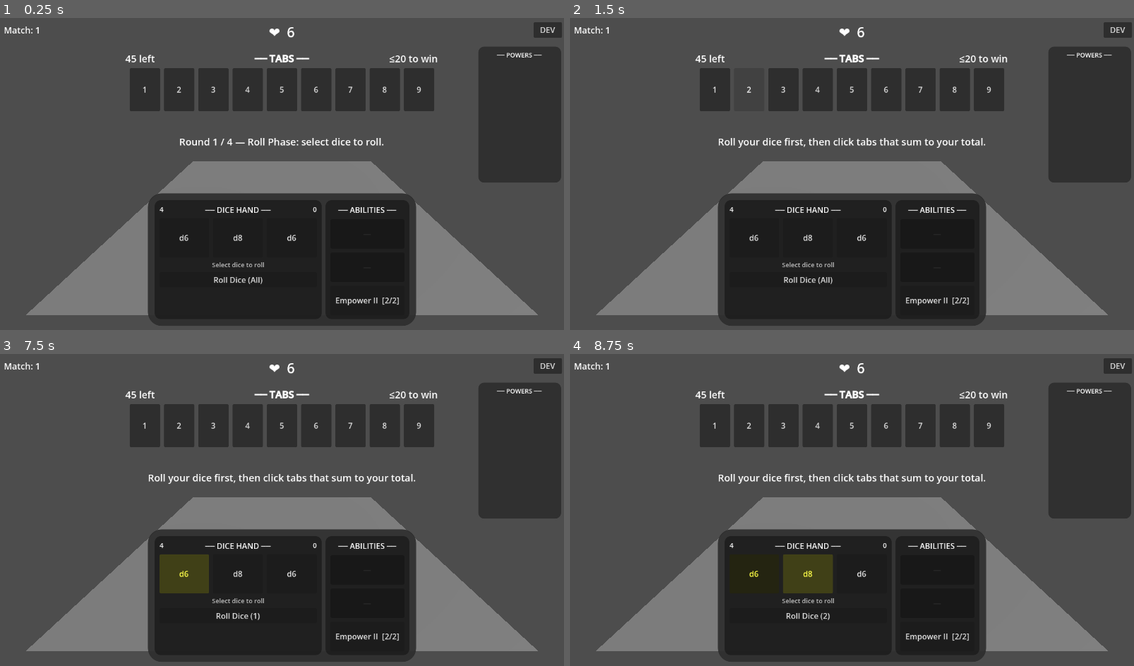
Above: before the commit, frames 1-4 (two rows, left to right).
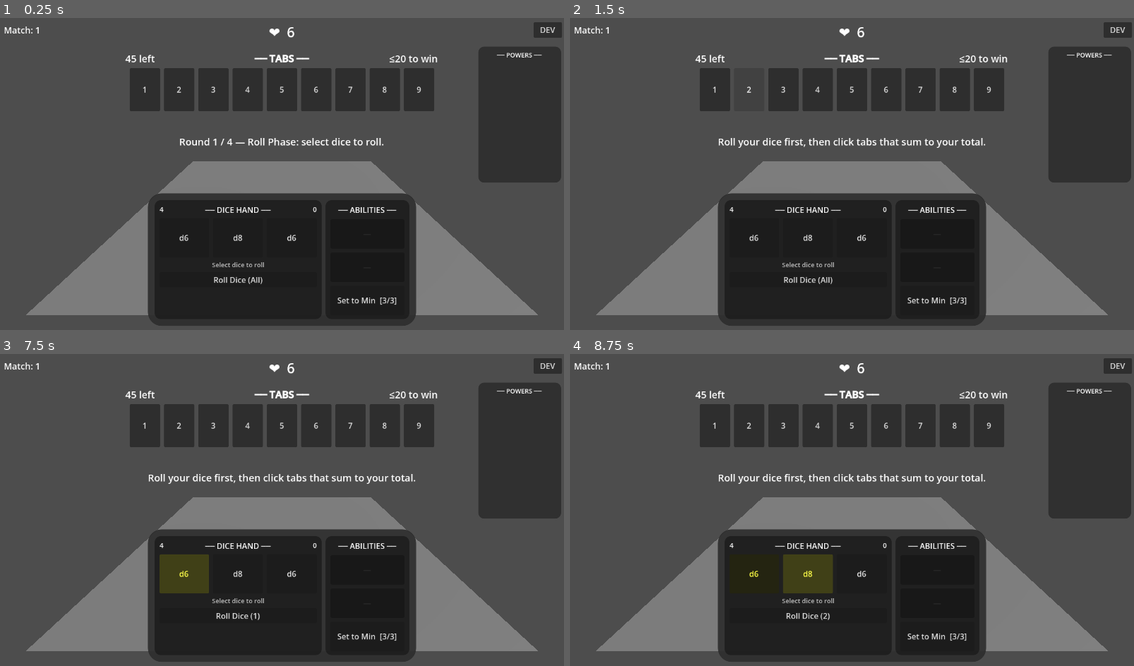
Above: after the commit, the same moments.

Repository: caleb-the-dev/SealTheBox
Game: Godot game, scene res://scenes/match/match.tscn
The game is run twice, just before and just after one commit, with the same random seed, the same clock (stepped at 60 frames per second) and the same inputs.
Inputs:
- Up to frame 1 (0.25 s): no input
- Up to frame 2 (1.5 s): click "1" at 0.5 s; click "2" at 1.25 s
- Up to frame 3 (7.5 s): click "3" at 2 s; click "4" at 2.75 s; click "5" at 3.5 s; click "6" at 4.25 s; click "7" at 5 s; click "8" at 5.75 s; click "9" at 6.5 s; click "d6" at 7.25 s
- Up to frame 4 (8.75 s): click "d8" at 8 s

The runs differ from the first frame. In frame 1, 0.2% of the frame differs, in the area x 59-71%, y 89-93%; in frame 2, 0.2%; in frame 3, 0.2%; in frame 4, 0.2%.

Commit message:
feat: add 8 new abilities to rotation pool and Give Ability dev menu

Diff:
--- a/seal-the-box/scripts/globals/game_state.gd
+++ b/seal-the-box/scripts/globals/game_state.gd
@@ -1,6 +1,11 @@
 extends Node
 
-const ABILITY_POOL_IDS: Array[String] = ["reroll_die", "greater_1", "lesser_1", "greater_2", "lesser_2", "reroll_all"]
+const ABILITY_POOL_IDS: Array[String] = [
+	"reroll_die", "greater_1", "lesser_1", "greater_2", "lesser_2", "reroll_all",
+	"put_down_highest", "auto_seal_lowest",
+	"multiply_2", "multiply_3", "set_max", "set_min",
+	"reroll_lucky", "drop_die"
+]
 
 var hp: int = 6
 var round: int = 0
--- a/seal-the-box/scripts/match/match.gd
+++ b/seal-the-box/scripts/match/match.gd
@@ -43,6 +43,8 @@
 var _dev_overlay: Control
 var _dev_power_overlay: Control
 var _dev_power_list: VBoxContainer
+var _dev_ability_overlay: Control
+var _dev_ability_list: VBoxContainer
 var _powers_vbox: VBoxContainer
 var _die_swap_overlay: Control
 var _die_swap_offered_buttons: Array[Button] = []
@@ -594,6 +596,13 @@
 	dev_give_power_btn.pressed.connect(_on_dev_give_power_menu_pressed)
 	dev_btns.add_child(dev_give_power_btn)
 
+	var dev_give_ability_btn = Button.new()
+	dev_give_ability_btn.text = "Give Ability →"
+	dev_give_ability_btn.custom_minimum_size = Vector2(0, 56)
+	dev_give_ability_btn.add_theme_font_size_override("font_size", 17)
+	dev_give_ability_btn.pressed.connect(_on_dev_give_ability_menu_pressed)
+	dev_btns.add_child(dev_give_ability_btn)
+
 	var dev_switch_dice_btn = Button.new()
 	dev_switch_dice_btn.text = "Switch Dice →"
 	dev_switch_dice_btn.custom_minimum_size = Vector2(0, 56)
@@ -665,6 +674,48 @@
 
 	root.add_child(dev_power_overlay)
 	_dev_power_overlay = dev_power_overlay
+
+	# ── Dev ability picker sub-overlay ───────────────────────────────────────────
+	var dev_ability_overlay = Control.new()
+	dev_ability_overlay.set_anchors_preset(Control.PRESET_FULL_RECT)
+	dev_ability_overlay.mouse_filter = Control.MOUSE_FILTER_STOP
+	dev_ability_overlay.visible = false
+	var dev_ability_bg = ColorRect.new()
+	dev_ability_bg.set_anchors_preset(Control.PRESET_FULL_RECT)
+	dev_ability_bg.color = Color(0, 0, 0, 1.0)
+	dev_ability_overlay.add_child(dev_ability_bg)
+
+	var dev_ability_panel = VBoxContainer.new()
+	dev_ability_panel.anchor_left = 0.3
+	dev_ability_panel.anchor_right = 0.7
+	dev_ability_panel.anchor_top = 0.05
+	dev_ability_panel.anchor_bottom = 0.95
+	dev_ability_panel.add_theme_constant_override("separation", 12)
+	dev_ability_overlay.add_child(dev_ability_panel)
+
+	var dev_ability_title = Label.new()
+	dev_ability_title.text = "— GIVE ABILITY —"
+	dev_ability_title.horizontal_alignment = HORIZONTAL_ALIGNMENT_CENTER
+	dev_ability_title.add_theme_font_size_override("font_size", 22)
+	dev_ability_panel.add_child(dev_ability_title)
+
+	var dev_ability_scroll = ScrollContainer.new()
+	dev_ability_scroll.size_flags_vertical = Control.SIZE_EXPAND_FILL
+	dev_ability_scroll.size_flags_horizontal = Control.SIZE_EXPAND_FILL
+	_dev_ability_list = VBoxContainer.new()
+	_dev_ability_list.size_flags_horizontal = Control.SIZE_EXPAND_FILL
+	_dev_ability_list.add_theme_constant_override("separation", 12)
+	dev_ability_scroll.add_child(_dev_ability_list)
+	dev_ability_panel.add_child(dev_ability_scroll)
+
+	var dev_ability_back_btn = Button.new()
+	dev_ability_back_btn.text = "← Back"
+	dev_ability_back_btn.custom_minimum_size = Vector2(0, 44)
+	dev_ability_back_btn.pressed.connect(_on_dev_ability_back_pressed)
+	dev_ability_panel.add_child(dev_ability_back_btn)
+
+	root.add_child(dev_ability_overlay)
+	_dev_ability_overlay = dev_ability_overlay
 
 	# ── Die swap overlay ────────────────────────────────────────────────────────
 	var swap_overlay = Control.new()
@@ -858,6 +909,8 @@
 		_power_offer_overlay.visible = false
 	if _dev_power_overlay:
 		_dev_power_overlay.visible = false
+	if _dev_ability_overlay:
+		_dev_ability_overlay.visible = false
 	if _run_over_overlay:
 		_run_over_overlay.visible = false
 	if _rotation_overlay:
@@ -1074,6 +1127,39 @@
 	_dev_power_overlay.visible = false
 	_dev_overlay.visible = true
 
+func _on_dev_give_ability_menu_pressed() -> void:
+	for child in _dev_ability_list.get_children():
+		child.queue_free()
+	if Engine.has_singleton("AbilityLibrary"):
+		var lib = Engine.get_singleton("AbilityLibrary")
+		for id in GameState.ABILITY_POOL_IDS:
+			var ability = lib.get_ability(id)
+			if not ability:
+				continue
+			var abtn = Button.new()
+			abtn.text = "%s  [%d charges]" % [ability.flavor_name, ability.max_charges]
+			abtn.tooltip_text = ability.description
+			abtn.custom_minimum_size = Vector2(0, 52)
+			abtn.add_theme_font_size_override("font_size", 17)
+			abtn.pressed.connect(_on_dev_give_ability.bind(ability))
+			_dev_ability_list.add_child(abtn)
+	_dev_overlay.visible = false
+	_dev_ability_overlay.visible = true
+
+func _on_dev_give_ability(ability: AbilityData) -> void:
+	var gs = Engine.get_singleton("GameState")
+	for i in gs.ability_hand.size():
+		if gs.ability_hand[i] == null:
+			gs.ability_hand[i] = ability.duplicate()
+			_refresh_ui()
+			return
+	gs.ability_hand[2] = ability.duplicate()
+	_refresh_ui()
+
+func _on_dev_ability_back_pressed() -> void:
+	_dev_ability_overlay.visible = false
+	_dev_overlay.visible = true
+
 func _on_dev_restart_pressed() -> void:
 	_dev_overlay.visible = false
 	_run_manager.start_run()
